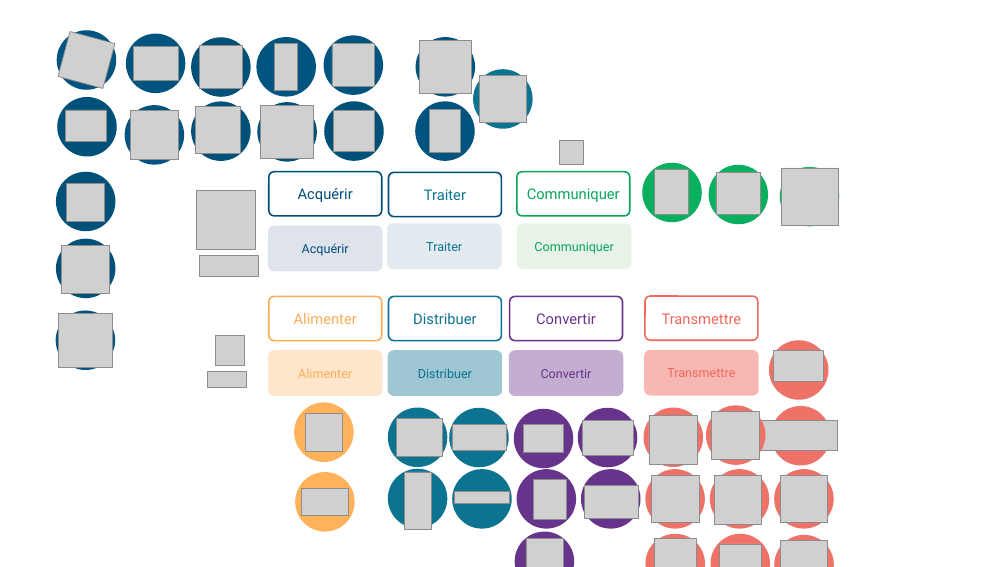
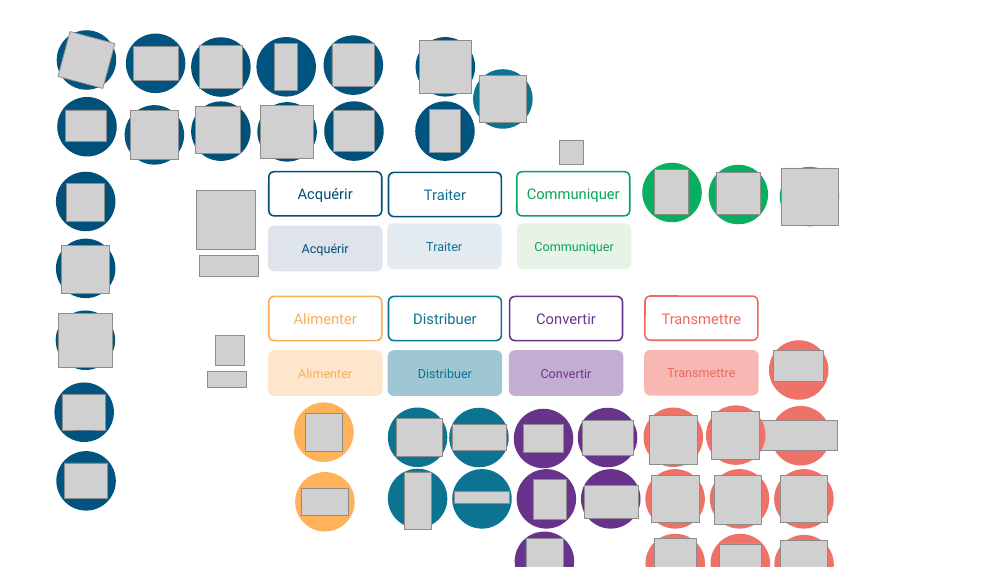
Before and after one commit to xpessoles/TP_Documents_PSI, a slide deck: slide 3 of ChaineFonctionnelle_V2.pptx. Drawn at 1008x567 pixels with LibreOffice and Linux fonts; fonts in the diff are those of the drawing; grey boxes stand for pictures; background and template pictures are left out. Boxes give left, top, right and bottom in pixels: in the first picture for what was removed or moved away, otherwise in the second. Text is boxed around its words. In the diff, an @@ line names an element or a change of style, - is before the commit and + after.

```diff
--- a/ChaineFonctionnelle_V2.pptx
+++ b/ChaineFonctionnelle_V2.pptx
@@ ellipse added at (54, 383, 114, 442), fill #00547F @@
@@ picture added at (63, 395, 106, 430) @@
@@ ellipse added at (57, 451, 116, 511), fill #00547F @@
@@ picture added at (64, 463, 108, 498) @@
```
Also in this commit, not shown: 1 other slide changed.
